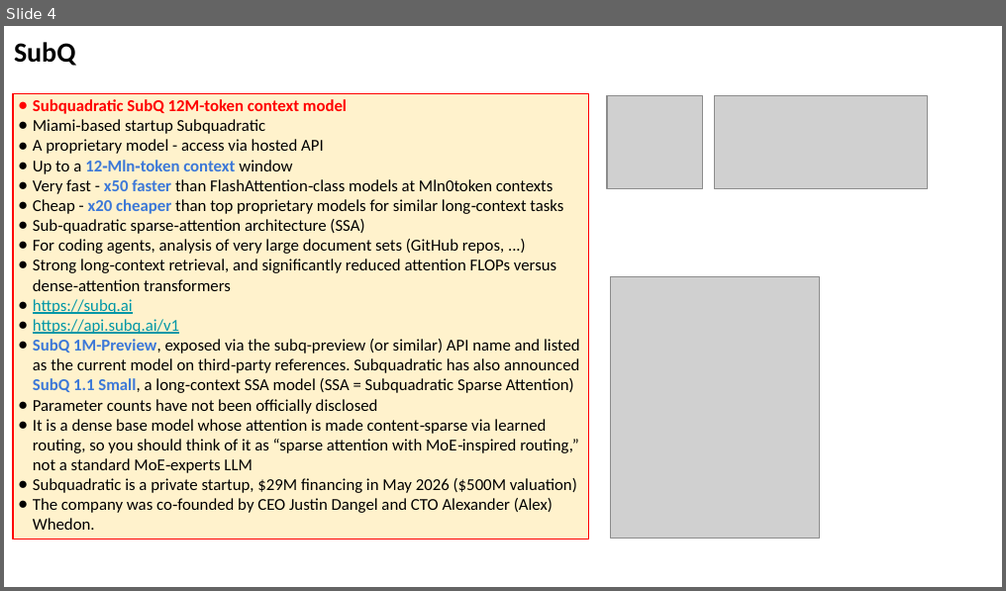
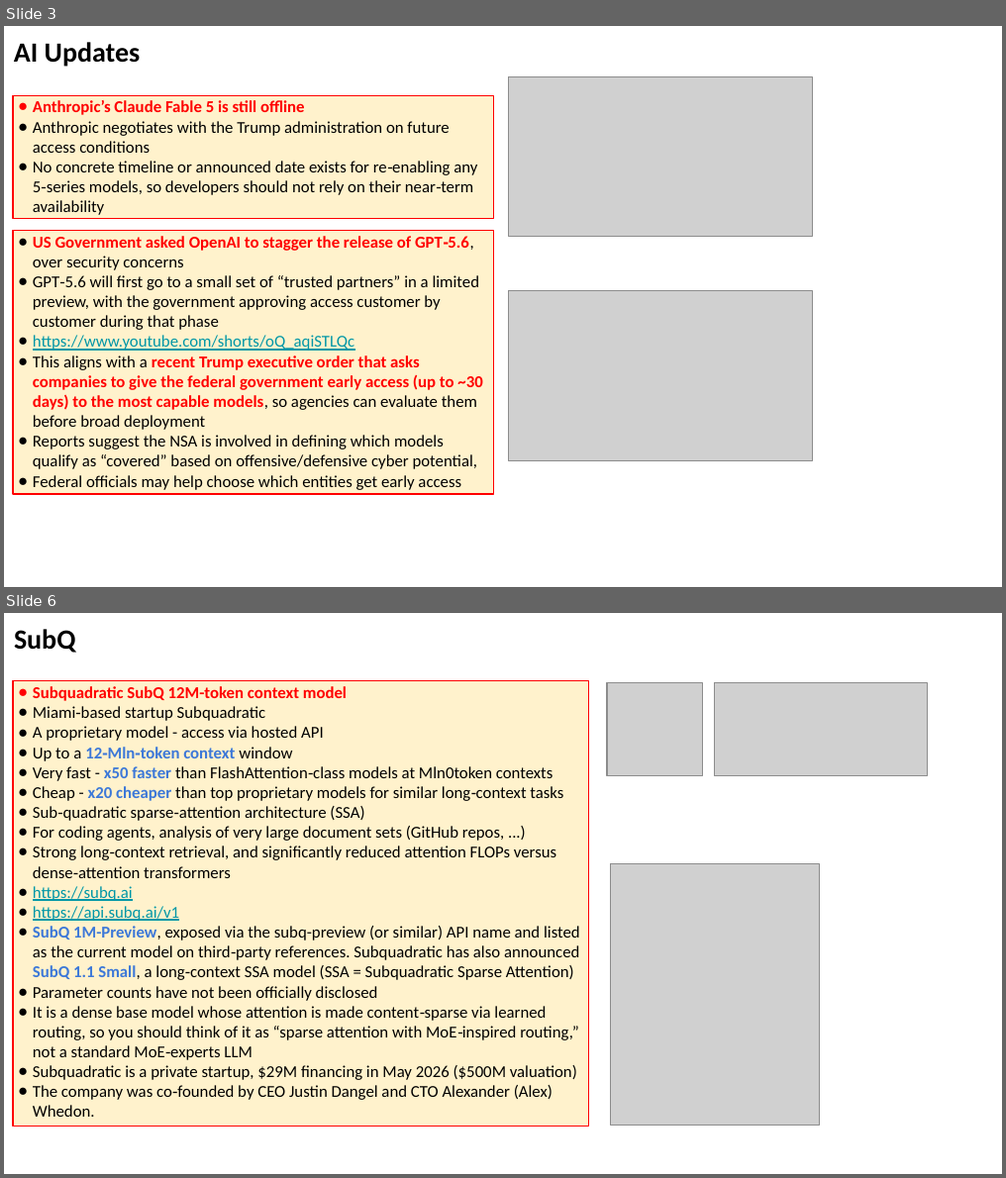
Before and after one commit to lselector/seminar, a slide deck: 2026/2026-06-26-AI-Updates.pptx. Shown one above the other, each under a label of ours: slide 4 before the commit, slides 3 and 6 after it; the slides between them are not shown. The pictures are 1006x591 and 1006x1178 pixels, drawn with LibreOffice and Linux fonts; fonts in the diff are those of the drawing; grey boxes stand for pictures. Boxes give left, top, right and bottom in pixels: in the first picture for what was removed or moved away, otherwise in the second. Text is boxed around its words. In the diff, an @@ line names an element or a change of style, - is before the commit and + after.

```diff
--- a/2026/2026-06-26-AI-Updates.pptx
+++ b/2026/2026-06-26-AI-Updates.pptx
@@ slide 3 added at [4, 26, 1002, 587], background #FFFFFF @@
@@ text added at [14, 42, 141, 67], 20 pt, text #000000, bold @@
+AI Updates
@@ picture added at [508, 76, 811, 237] @@
@@ rectangle added at [13, 96, 493, 219], fill #FFF2CC, outline #FF0000 0.75 pt, 12 pt, text #000000 @@
+● Anthropic’s Claude Fable 5 is still offline
+● Anthropic negotiates with the Trump administration on future access conditions
+● No concrete timeline or announced date exists for re‑enabling any 5‑series models, so developers should not rely on their near‑term availability
@@ rectangle added at [13, 231, 493, 495], fill #FFF2CC, outline #FF0000 0.75 pt, 12 pt, text #000000 @@
+● US Government asked OpenAI to stagger the release of GPT‑5.6, over security concerns
+● GPT‑5.6 will first go to a small set of “trusted partners” in a limited preview, with the government approving access customer by customer during that phase
+● https://www.youtube.com/shorts/oQ_aqiSTLQc
+● This aligns with a recent Trump executive order that asks companies to give the federal government early access (up to ~30 days) to the most capable models, so agencies can evaluate them before broad deployment
+● Reports suggest the NSA is involved in defining which models qualify as “covered” based on offensive/defensive cyber potential,
+● Federal officials may help choose which entities get early access
@@ picture added at [508, 290, 811, 461] @@
@@ what was slide 4 is now slide 6 @@
```
Also in this commit, not shown: 7 slides changed, 8 other slides added.
